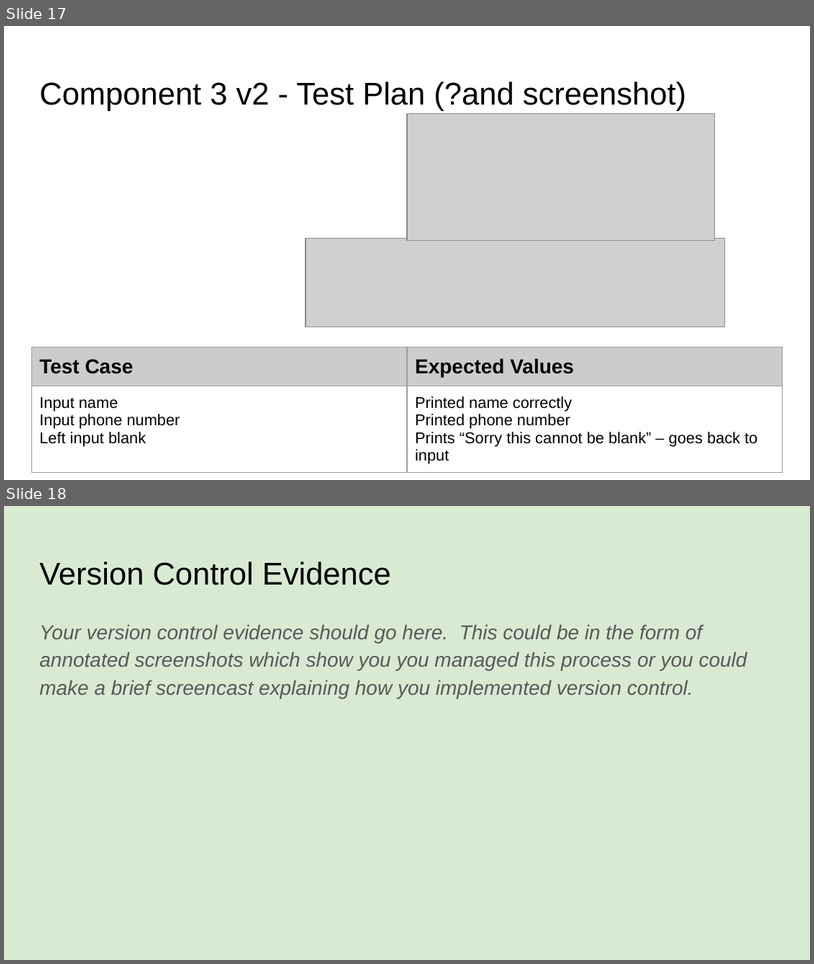
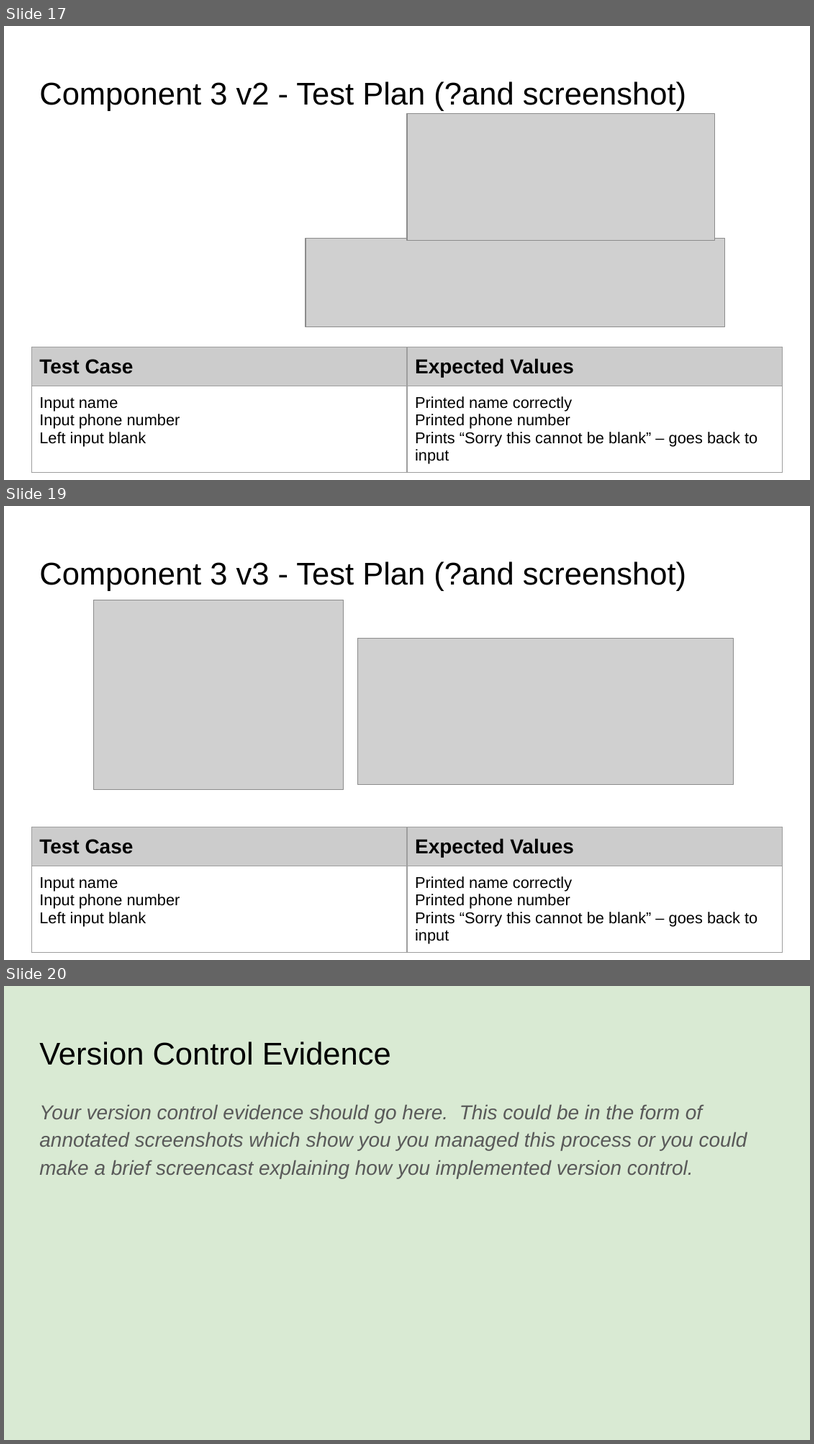
Before and after one commit to James-Wilde/Pizza_Bot, a slide deck: 022_91893+_+91897+Documentation.pptx. Shown one above the other, each under a label of ours: slides 17 and 18 before the commit, slides 17, 19 and 20 after it; the slides between them are not shown. The pictures are 814x964 and 814x1444 pixels, drawn with LibreOffice and Linux fonts; fonts in the diff are those of the drawing; grey boxes stand for pictures. Boxes give left, top, right and bottom in pixels: in the first picture for what was removed or moved away, otherwise in the second. Text is boxed around its words. In the diff, an @@ line names an element or a change of style, - is before the commit and + after.

Commit message:
Added customer details dictionary
Added a dictionary to store customer details
Name
Phone

```diff
--- a/022_91893+_+91897+Documentation.pptx
+++ b/022_91893+_+91897+Documentation.pptx
@@ slide 19 added at [4, 506, 810, 960], background #FFFFFF @@
@@ title added at [39, 561, 687, 591], 28 pt, text #000000 @@
+Component 3 v3 - Test Plan (?and screenshot)
@@ picture added at [93, 600, 344, 790] @@
@@ picture added at [358, 638, 734, 784] @@
@@ table added at [31, 827, 783, 958], 2 rows, 2 columns @@
+Test Case | Expected Values
+Input name / Input phone number / Left input blank | Printed name correctly / Printed phone number / Prints “Sorry this cannot be blank” – goes back to input
@@ what was slide 18 is now slide 20 @@
```
Also in this commit, not shown: 1 other slide added, 1 other file.
